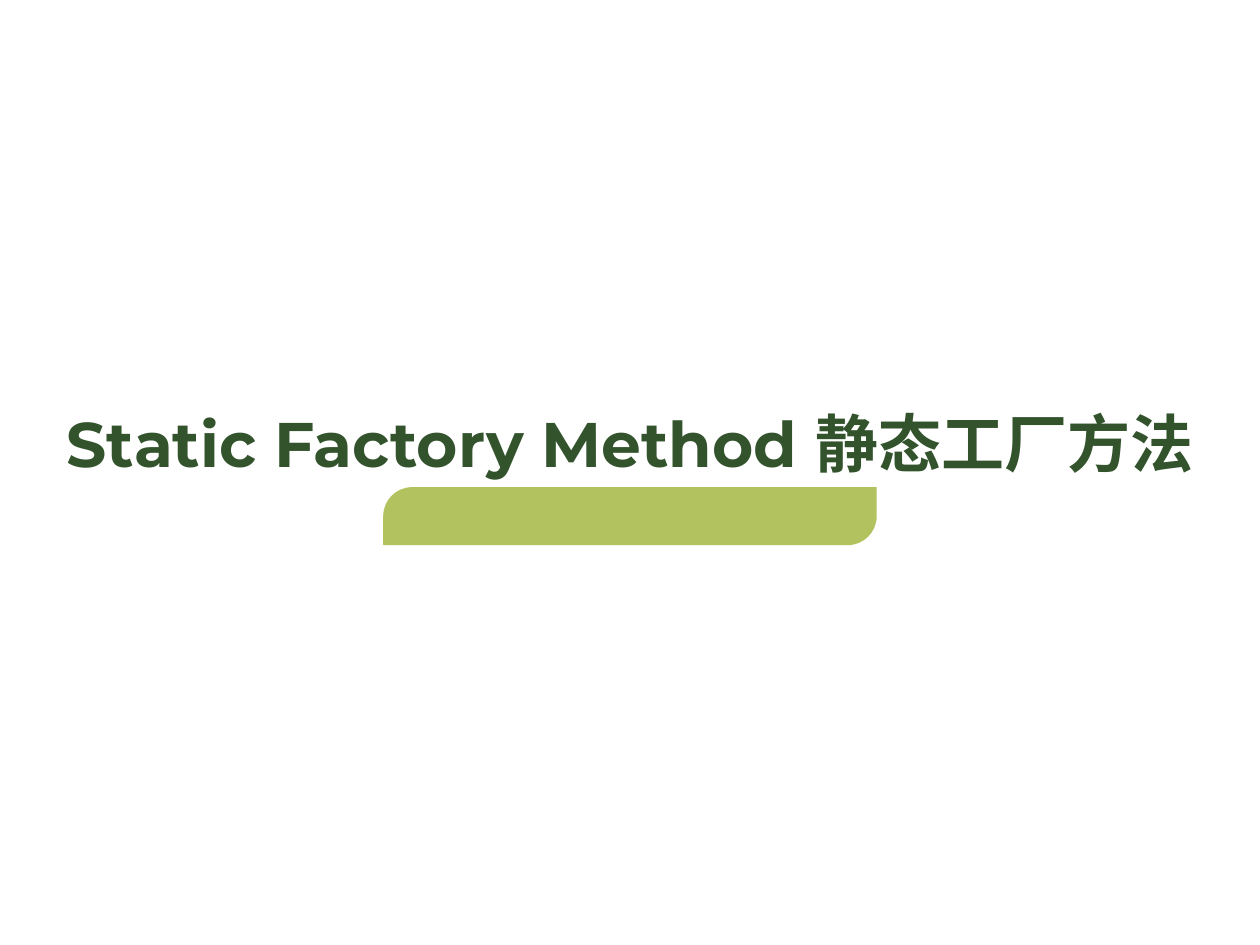
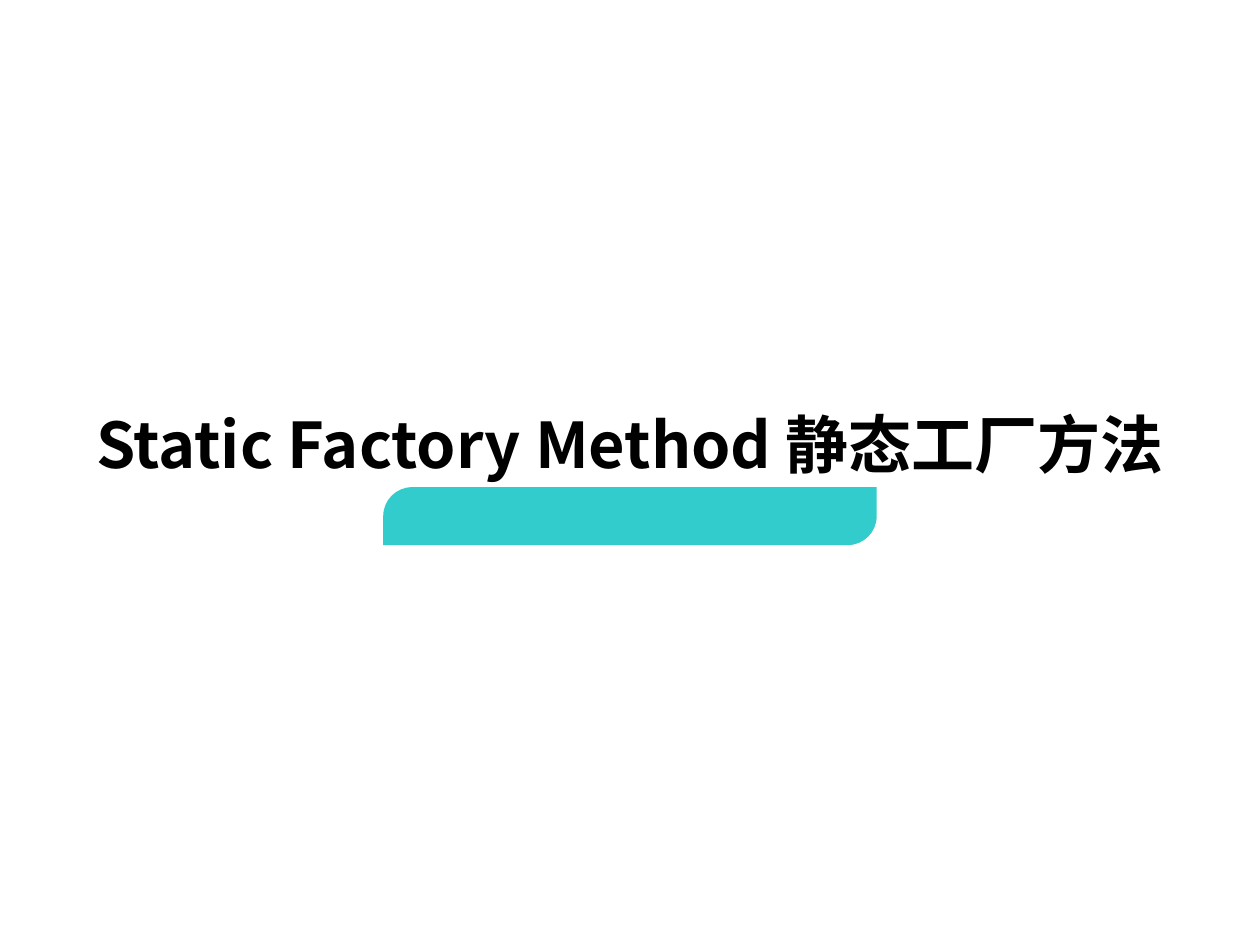
Before and after one commit to PlumpMath/DesignPattern-108, a slide deck: slide 19 of doc/Design Pattern.ppt. Drawn at 1260x945 pixels with LibreOffice and Linux fonts; fonts in the diff are those of the drawing. Boxes give left, top, right and bottom in pixels: in the first picture for what was removed or moved away, otherwise in the second. Text is boxed around its words. In the diff, an @@ line names an element or a change of style, - is before the commit and + after.

```diff
--- a/doc/Design Pattern.ppt
+++ b/doc/Design Pattern.ppt
@@ text "Static Factory Method 静态工厂方法": place and size @@
-text "Static Factory Method 静态工厂方法" at bbox=[67, 412, 1194, 480]
+text "Static Factory Method 静态工厂方法" at bbox=[96, 413, 1164, 482]
@@ text "Static Factory Method 静态工厂方法" at bbox=[96, 413, 1164, 482]: font Montserrat to Noto Sans CJK SC, text colour #32532C to #000000 @@
@@ freeform shape at bbox=[383, 488, 877, 546]: fill #B1C25E to #33CCCC @@
```
Also in this commit, not shown: 12 other slides changed.
